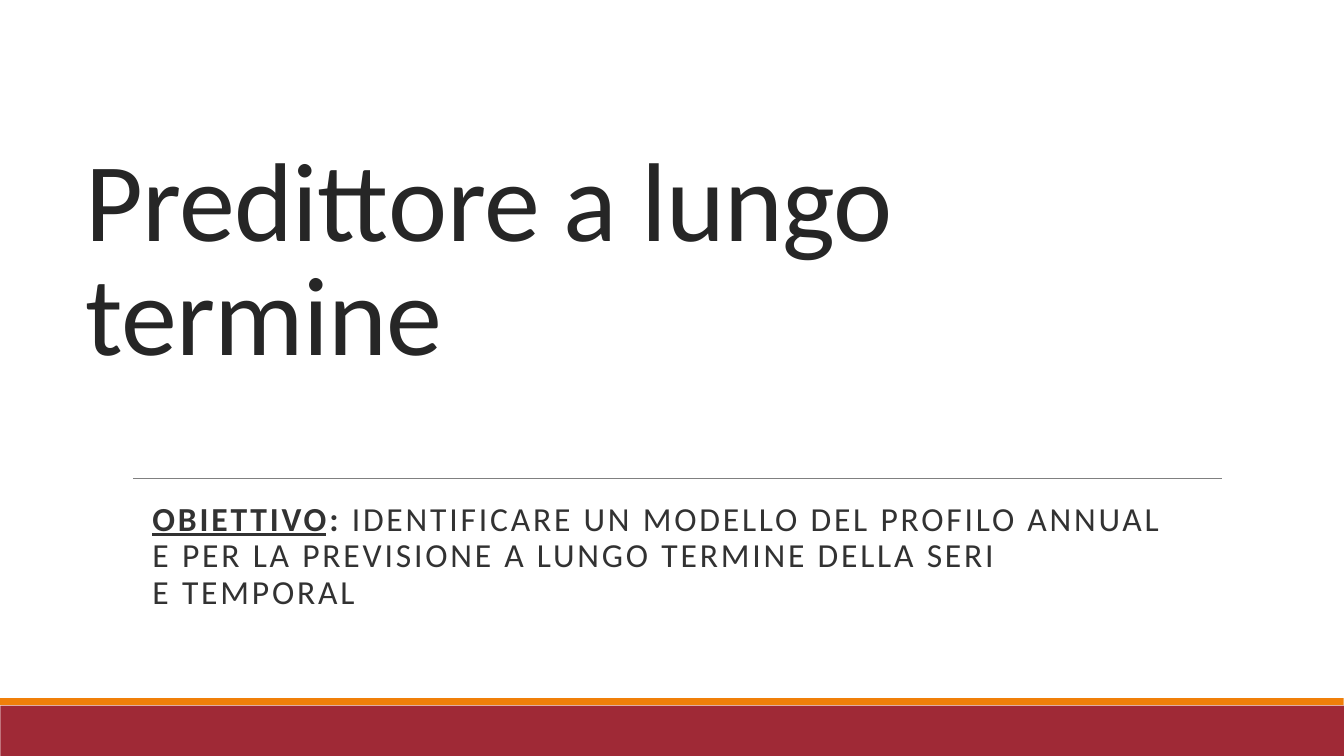
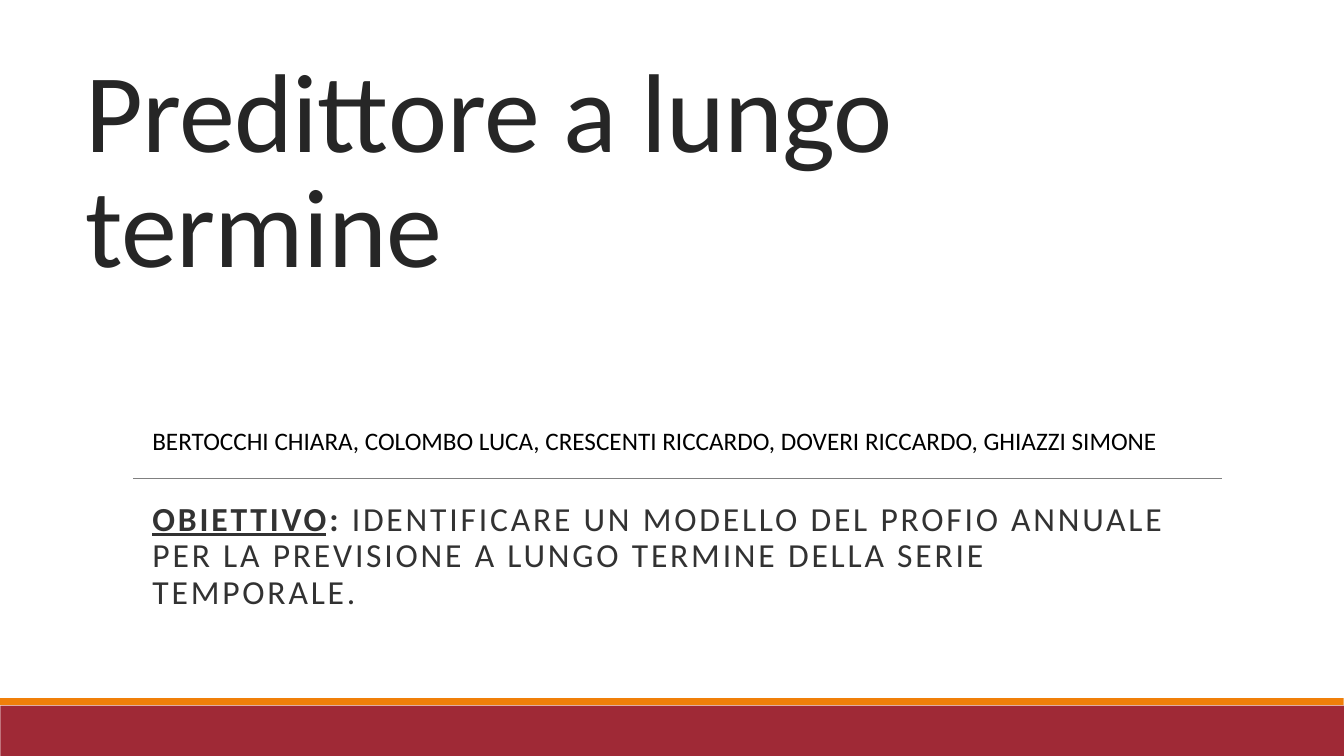
Before and after one commit to r1cky0/Italian-energy-consumption-prediction, a slide deck: slide 1 of presentazione_imad.pptx. Drawn at 1344x756 pixels with LibreOffice and Linux fonts; fonts in the diff are those of the drawing. Boxes give left, top, right and bottom in pixels: in the first picture for what was removed or moved away, otherwise in the second. Text is boxed around its words. In the diff, an @@ line names an element or a change of style, - is before the commit and + after.

```diff
--- a/presentazione_imad.pptx
+++ b/presentazione_imad.pptx
@@ title "Predittore a lungo termine": place and size @@
-title "Predittore a lungo termine" at [86,163,893,356]
+title "Predittore a lungo termine" at [86,74,893,268]
@@ text added at [152,433,1157,453], 18 pt, text #000000 @@
+BERTOCCHI CHIARA, COLOMBO LUCA, CRESCENTI RICCARDO, DOVERI RICCARDO, GHIAZZI SIMONE
@@ subtitle at [152,509,1161,605]: text changed @@
-OBIETTIVO: IDENTIFICARE UN MODELLO DEL PROFILO ANNUALE PER LA PREVISIONE A LUNGO TERMINE DELLA SERIE TEMPORALE.
+OBIETTIVO: IDENTIFICARE UN MODELLO DEL PROFIO ANNUALE PER LA PREVISIONE A LUNGO TERMINE DELLA SERIE TEMPORALE.
```
